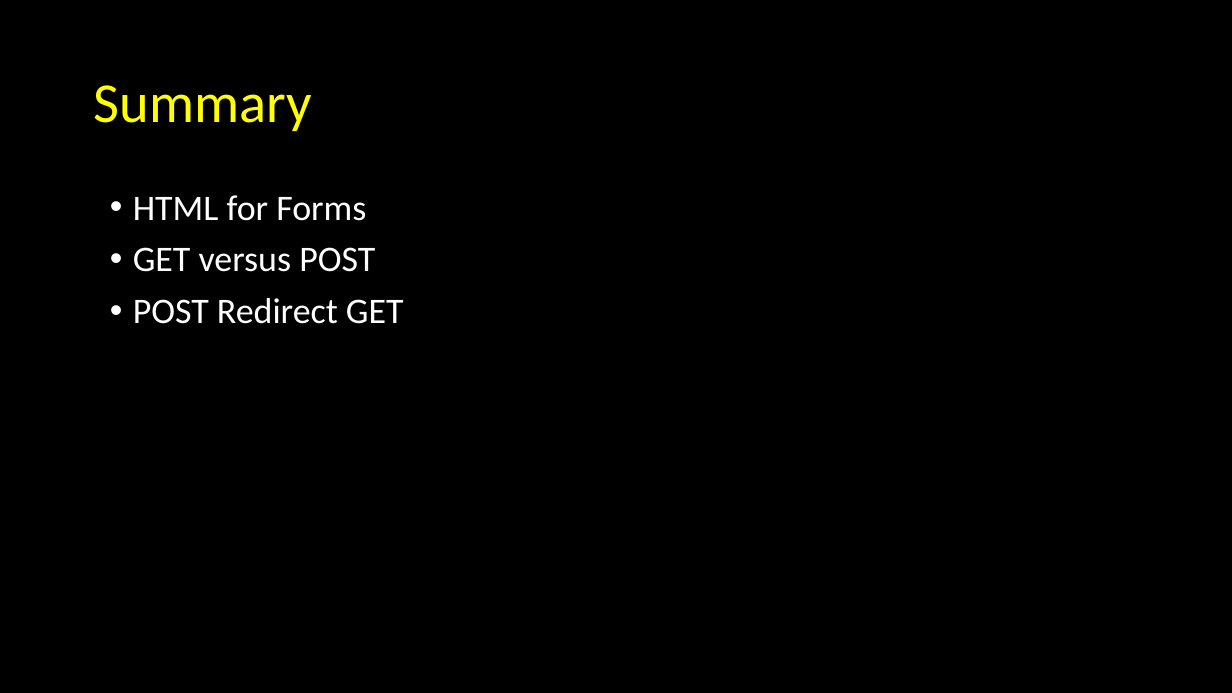
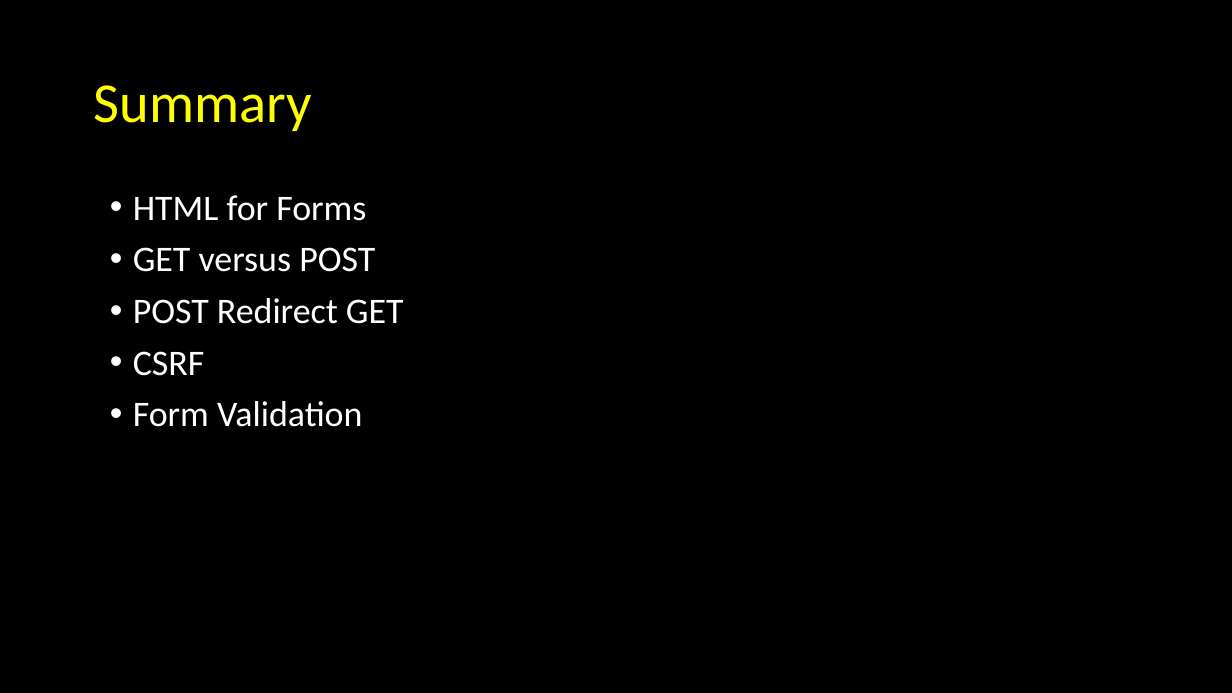
Before and after one commit to csev/dj4e, a slide deck: slide 33 of lectures/DJ-07-Forms.pptx (slide 22 before the commit). Drawn at 1232x693 pixels with LibreOffice and Linux fonts; fonts in the diff are those of the drawing. Boxes give left, top, right and bottom in pixels: in the first picture for what was removed or moved away, otherwise in the second. Text is boxed around its words. In the diff, an @@ line names an element or a change of style, - is before the commit and + after.

```diff
--- a/lectures/DJ-07-Forms.pptx
+++ b/lectures/DJ-07-Forms.pptx
@@ text at (133,351,362,427): paragraphs added @@
+• CSRF
+• Form Validation
```
Also in this commit, not shown: 5 other slides changed, 12 slides added, 1 slide removed, 1 other file.
